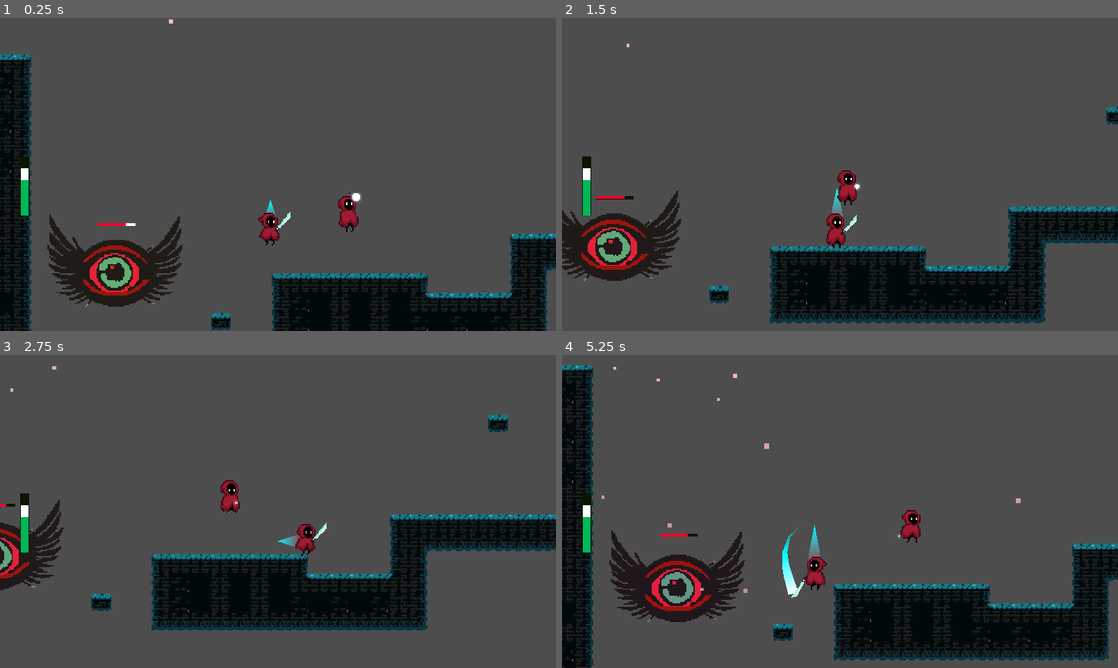
Above: before the commit, frames 1-4 (two rows, left to right).
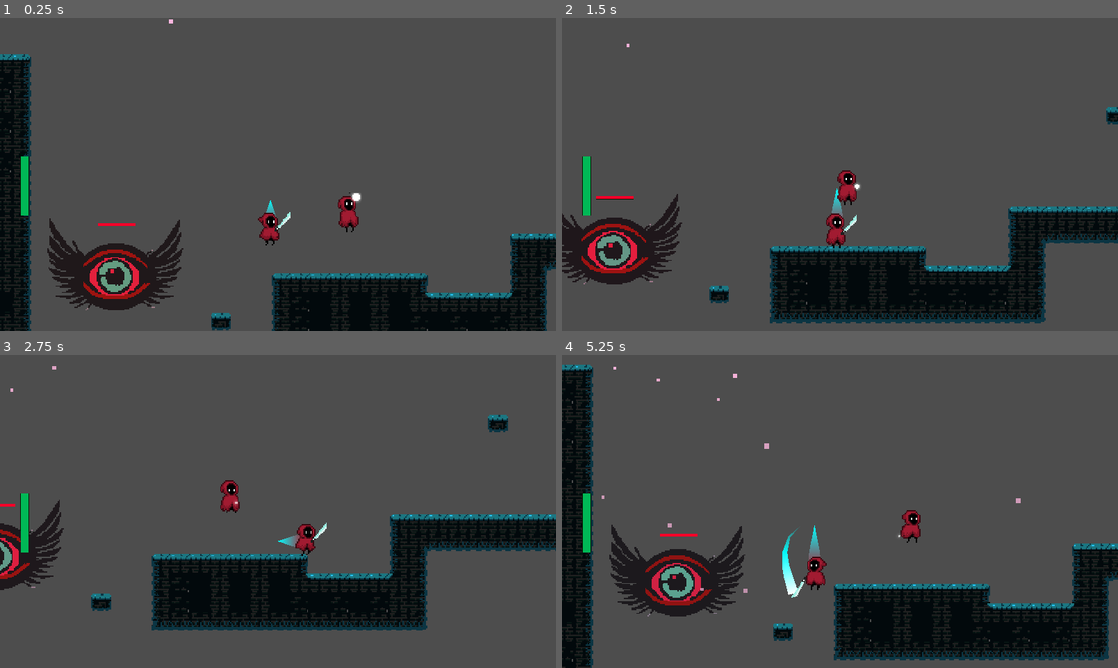
Above: after the commit, the same moments.

Repository: Driannn/AcerolaJam0
Game: Godot game, scene res://Scenes/Main scene/main_scene.tscn
The game is run twice, just before and just after one commit, with the same random seed, the same clock (stepped at 60 frames per second) and the same inputs.
Inputs (mouse positions are in pixels of both pictures, inside the frame that each line leads up to):
- Up to frame 1 (0.25 s): no input
- Up to frame 2 (1.5 s): tap Enter (ui_accept) at 0.5 s; move the mouse to (962, 158) at 0.52 s; hold D (move_right) 0.53-1.28 s; tap X (attack) at 0.6 s; click (962, 158) at 0.67 s; tap Space (jump) at 0.77 s; move the mouse to (728, 190) at 1.27 s; hold S from 1.28 s (still down); tap F at 1.35 s
- Up to frame 3 (2.75 s): tap Space (jump) at 1.52 s; move the mouse to (333, 442) at 2.02 s; release S at 2.03 s; hold D (move_right) from 2.03 s (still down); tap X (attack) at 2.1 s
- Up to frame 4 (5.25 s): move the mouse to (812, 574) at 2.77 s; release D (move_right) at 2.78 s; hold W 2.78-3.53 s; tap F at 2.85, 4.35 s; click (812, 574) at 2.92 s; tap Space (jump) at 3.02, 3.77, 4.52 s; move the mouse to (1006, 558) at 3.52 s; hold A (move_left) 3.53-5.03 s; tap X (attack) at 3.6, 5.1 s; move the mouse to (673, 464) at 4.27 s; move the mouse to (867, 511) at 5.02 s; hold S from 5.03 s (still down); click (867, 511) at 5.17 s

The runs differ from the first frame. In frame 1, 2.3% of the frame differs, in the area x 3-33%, y 44-94%; in frame 2, 2.1%; in frame 3, 0.3%; in frame 4, 2.6%, in the area x 3-33%, y 44-86%.

Commit message:
health bar workin

Diff:
--- a/Assets/Scripts/MyHitBox.gd
+++ b/Assets/Scripts/MyHitBox.gd
@@ -2,6 +2,9 @@
 extends Area2D
 
 @export var damage := 10
+
+#@onready var hit_layer: int = 2
+#@onready var hit_mask: int = 0
 
 func _init() -> void:
 	#Set the layer of this hit box to the number 2
--- a/Assets/Scripts/MyHurtBox.gd
+++ b/Assets/Scripts/MyHurtBox.gd
@@ -1,5 +1,8 @@
 class_name MyHurtBox
 extends Area2D
+
+#@onready var l = 0
+#@onready var m = 2
 
 func _init() -> void:
 	#Disable all the layers on this hitbox
--- /dev/null
+++ b/Scenes/Entities/EnemyHitBox.gd
@@ -0,0 +1,7 @@
+extends MyHitBox
+
+
+# Called when the node enters the scene tree for the first time.
+func _init():
+	collision_layer = 2
+	collision_mask = 0
--- /dev/null
+++ b/Scenes/Entities/EnemyHurtBox.gd
@@ -0,0 +1,7 @@
+extends MyHurtBox
+
+
+# Called when the node enters the scene tree for the first time.
+func _init():
+	collision_layer = 0
+	collision_mask = 4
--- a/Scenes/Entities/eye_enemy.tscn
+++ b/Scenes/Entities/eye_enemy.tscn
@@ -2,15 +2,15 @@
 
 [ext_resource type="Script" path="res://Scenes/Entities/eye_enemy.gd" id="1_2ixle"]
 [ext_resource type="Texture2D" uid="uid://y5nofrxknf74" path="res://Assets/Character/Eye try 2 test.png" id="1_7xmje"]
-[ext_resource type="Script" path="res://Assets/Scripts/MyHurtBox.gd" id="2_83kp3"]
-[ext_resource type="Script" path="res://Assets/Scripts/MyHitBox.gd" id="4_6yace"]
+[ext_resource type="Script" path="res://Scenes/Entities/EnemyHurtBox.gd" id="3_xf7gy"]
+[ext_resource type="Script" path="res://Scenes/Entities/EnemyHitBox.gd" id="4_o33od"]
 [ext_resource type="PackedScene" uid="uid://4far1tugdhd" path="res://Scenes/UI/heath_bar.tscn" id="4_qwtri"]
 
 [sub_resource type="CircleShape2D" id="CircleShape2D_p13l0"]
 radius = 41.0488
 
 [sub_resource type="CircleShape2D" id="CircleShape2D_1ty1u"]
-radius = 27.0185
+radius = 28.0
 
 [sub_resource type="Animation" id="Animation_y1ou2"]
 length = 0.001
@@ -101,14 +101,20 @@
 texture = ExtResource("1_7xmje")
 
 [node name="MyHurtBox" type="Area2D" parent="Sprite2D"]
-script = ExtResource("2_83kp3")
+visible = false
+collision_layer = 0
+collision_mask = 0
+script = ExtResource("3_xf7gy")
 
 [node name="CollisionShape2D" type="CollisionShape2D" parent="Sprite2D/MyHurtBox"]
 position = Vector2(1, -4)
 shape = SubResource("CircleShape2D_p13l0")
 
 [node name="MyHitBox" type="Area2D" parent="Sprite2D"]
-script = ExtResource("4_6yace")
+collision_layer = 0
+collision_mask = 0
+script = ExtResource("4_o33od")
+damage = 15
 
 [node name="CollisionShape2D" type="CollisionShape2D" parent="Sprite2D/MyHitBox"]
 position = Vector2(1.99998, -4.00001)
--- /dev/null
+++ b/Scenes/Items/SwordHitBox.gd
@@ -0,0 +1,6 @@
+extends MyHitBox
+
+
+func _init():
+	collision_layer = 4
+	collision_mask = 0
--- a/Scenes/Items/weapon_sword.tscn
+++ b/Scenes/Items/weapon_sword.tscn
@@ -2,8 +2,8 @@
 
 [ext_resource type="Script" path="res://Scenes/Items/weapon_sword.gd" id="1_ex3v8"]
 [ext_resource type="Texture2D" uid="uid://bq3d5hoyv63xt" path="res://Assets/Items/Sword_01.png" id="1_p2esc"]
-[ext_resource type="Script" path="res://Assets/Scripts/MyHitBox.gd" id="2_065w3"]
 [ext_resource type="Script" path="res://Scenes/Items/SwordTrail.gd" id="4_dm5yi"]
+[ext_resource type="Script" path="res://Scenes/Items/SwordHitBox.gd" id="4_w7csv"]
 
 [sub_resource type="Curve" id="Curve_1h4us"]
 _data = [Vector2(0, 1), 0.0, 0.0, 0, 0, Vector2(1, 0), -0.577601, 0.0, 0, 0]
@@ -15,7 +15,7 @@
 
 [sub_resource type="CapsuleShape2D" id="CapsuleShape2D_ydxh1"]
 radius = 2.06104
-height = 10.6071
+height = 26.8995
 
 [sub_resource type="Animation" id="Animation_4qfoc"]
 length = 0.001
@@ -156,10 +156,12 @@
 max_lenght = 7
 
 [node name="MyHitBox" type="Area2D" parent="Node2D/Sprite2D"]
-script = ExtResource("2_065w3")
+collision_layer = 0
+collision_mask = 0
+script = ExtResource("4_w7csv")
 
 [node name="CollisionShape2D" type="CollisionShape2D" parent="Node2D/Sprite2D/MyHitBox"]
-position = Vector2(6.0531, -5.36475)
+position = Vector2(2, -2)
 rotation = 0.708861
 shape = SubResource("CapsuleShape2D_ydxh1")
 disabled = true
--- /dev/null
+++ b/Scenes/Player/PlayerHurtBox.gd
@@ -0,0 +1,6 @@
+extends MyHurtBox
+
+
+func _init():
+	collision_layer = 0
+	collision_mask = 2
--- a/Scenes/Player/my_player.gd
+++ b/Scenes/Player/my_player.gd
@@ -29,6 +29,8 @@
 @onready var sprite = %Sprite2D
 ##Reference to the sword node
 @onready var sword = %WeaponSword
+##Reference to health bar
+@onready var health_bar = %HeathBar
 #endregion
 
 #region normal variables
@@ -37,6 +39,9 @@
 #endregion
 
 #NATIVE GODOT FUNCTIONS
+
+func _ready():
+	health_bar.init_health(health)
 
 func _physics_process(delta):
 
@@ -106,9 +111,8 @@
 ##Handle the chages between animation states
 func update_animations(horizontal_direction : float) -> void:
 
-	if ap.is_playing() and ap.current_animation == "hurt":
-		ap.queue("hurt")
-		ap.queue("idle")
+	#if ap.is_playing() and ap.current_animation == "hurt":
+		#return
 
 	if is_on_floor():
 		if horizontal_direction == 0:
@@ -120,7 +124,11 @@
 	elif velocity.y > 0:
 		ap.play("fall")
 
-func take_damage(value):
+func take_damage(amount: int) -> void:
 	ap.play("hurt")
-	health -= value
+	ap.queue("idle")
+	set_health(amount)
 	print("Player take damage. health: ", health)
+
+func set_health(value):
+	health_bar.health -= value
--- a/Scenes/Player/my_player.tscn
+++ b/Scenes/Player/my_player.tscn
@@ -2,8 +2,8 @@
 
 [ext_resource type="Texture2D" uid="uid://clh5e1uwbbtv0" path="res://Assets/Character/AnimationSheet_Character_byPenzilla.png" id="1_8w7mu"]
 [ext_resource type="Script" path="res://Scenes/Player/my_player.gd" id="1_ggs3h"]
+[ext_resource type="Script" path="res://Scenes/Player/PlayerHurtBox.gd" id="3_3swkq"]
 [ext_resource type="Script" path="res://addons/phantom_camera/scripts/phantom_camera_host/phantom_camera_host.gd" id="3_a8wne"]
-[ext_resource type="Script" path="res://Assets/Scripts/MyHurtBox.gd" id="3_cmf3y"]
 [ext_resource type="PackedScene" uid="uid://4far1tugdhd" path="res://Scenes/UI/heath_bar.tscn" id="4_2c6ax"]
 [ext_resource type="PackedScene" uid="uid://3rebuh30qoem" path="res://Scenes/Items/weapon_sword.tscn" id="4_kf80v"]
 [ext_resource type="Script" path="res://Scenes/Player/ObjectTrail.gd" id="5_p5b07"]
@@ -74,6 +74,23 @@
 "values": [Vector2i(4, 5), Vector2i(5, 5), Vector2i(6, 5), Vector2i(7, 5), Vector2i(0, 5), Vector2i(1, 5), Vector2i(2, 5), Vector2i(3, 5)]
 }
 
+[sub_resource type="Animation" id="Animation_6s7v0"]
+resource_name = "hurt"
+length = 0.1
+loop_mode = 1
+tracks/0/type = "value"
+tracks/0/imported = false
+tracks/0/enabled = true
+tracks/0/path = NodePath("Sprite2D:modulate")
+tracks/0/interp = 1
+tracks/0/loop_wrap = true
+tracks/0/keys = {
+"times": PackedFloat32Array(0),
+"transitions": PackedFloat32Array(1),
+"update": 0,
+"values": [Color(26.857, 21.714, 24.572, 1)]
+}
+
 [sub_resource type="Animation" id="Animation_ujvcn"]
 resource_name = "idle"
 length = 2.0
@@ -110,7 +127,6 @@
 [sub_resource type="Animation" id="Animation_6y8ty"]
 resource_name = "run"
 length = 0.8
-loop_mode = 1
 tracks/0/type = "value"
 tracks/0/imported = false
 tracks/0/enabled = true
@@ -122,22 +138,6 @@
 "transitions": PackedFloat32Array(1, 1, 1, 1, 1, 1, 1, 1),
 "update": 1,
 "values": [24, 25, 26, 27, 28, 29, 30, 31]
-}
-
-[sub_resource type="Animation" id="Animation_6s7v0"]
-resource_name = "hurt"
-length = 0.1
-tracks/0/type = "value"
-tracks/0/imported = false
-tracks/0/enabled = true
-tracks/0/path = NodePath("Sprite2D:modulate")
-tracks/0/interp = 1
-tracks/0/loop_wrap = true
-tracks/0/keys = {
-"times": PackedFloat32Array(0),
-"transitions": PackedFloat32Array(1),
-"update": 0,
-"values": [Color(26.857, 21.714, 24.572, 1)]
 }
 
 [sub_resource type="AnimationLibrary" id="AnimationLibrary_pgd4j"]
@@ -163,6 +163,7 @@
 script = ExtResource("1_ggs3h")
 h_speed = 150.0
 jump_force = 275.0
+health = 50
 gravity_acceleration = 800.0
 gravity_max_speed = 700.0
 
@@ -175,7 +176,9 @@
 frame = 48
 
 [node name="MyHurtBox" type="Area2D" parent="Sprite2D"]
-script = ExtResource("3_cmf3y")
+collision_layer = 0
+collision_mask = 0
+script = ExtResource("3_3swkq")
 
 [node name="CollisionShape2D" type="CollisionShape2D" parent="Sprite2D/MyHurtBox"]
 position = Vector2(0, 1)
@@ -193,6 +196,7 @@
 script = ExtResource("3_a8wne")
 
 [node name="HeathBar" parent="Camera2D" instance=ExtResource("4_2c6ax")]
+unique_name_in_owner = true
 offset_left = -207.0
 offset_top = 33.0
 offset_right = 94.0
--- a/project.godot
+++ b/project.godot
@@ -25,7 +25,7 @@
 window/size/window_width_override=1280
 window/size/window_height_override=720
 window/stretch/mode="canvas_items"
-window/size/always_on_top.editor=false
+window/size/always_on_top.editor=true
 
 [editor_plugins]
 
@@ -96,7 +96,8 @@
 [layer_names]
 
 2d_physics/layer_1="gameworld"
-2d_physics/layer_2="hitboxes"
+2d_physics/layer_2="hitboxes enemies"
+2d_physics/layer_3="hitbox player"
 
 [rendering]
 
